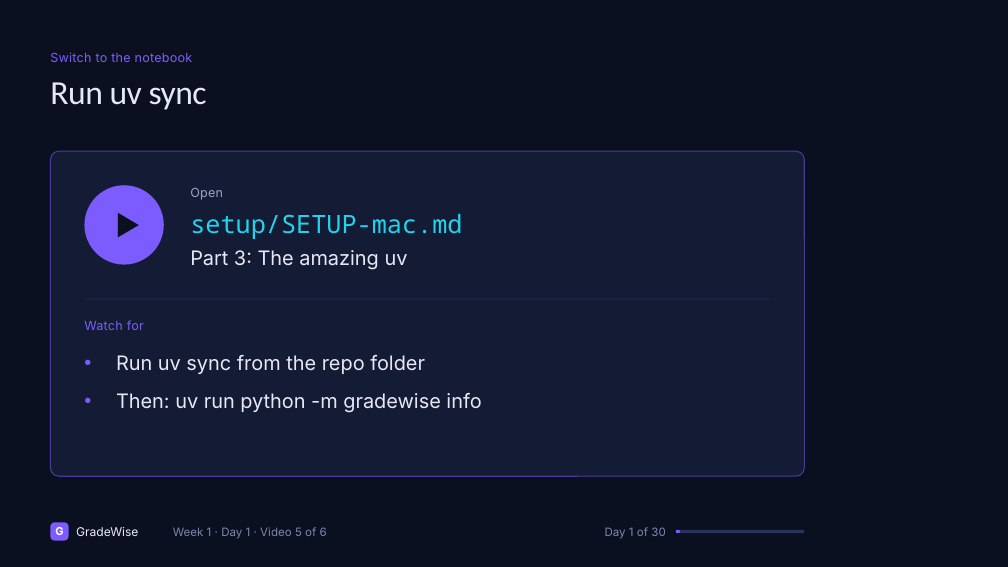
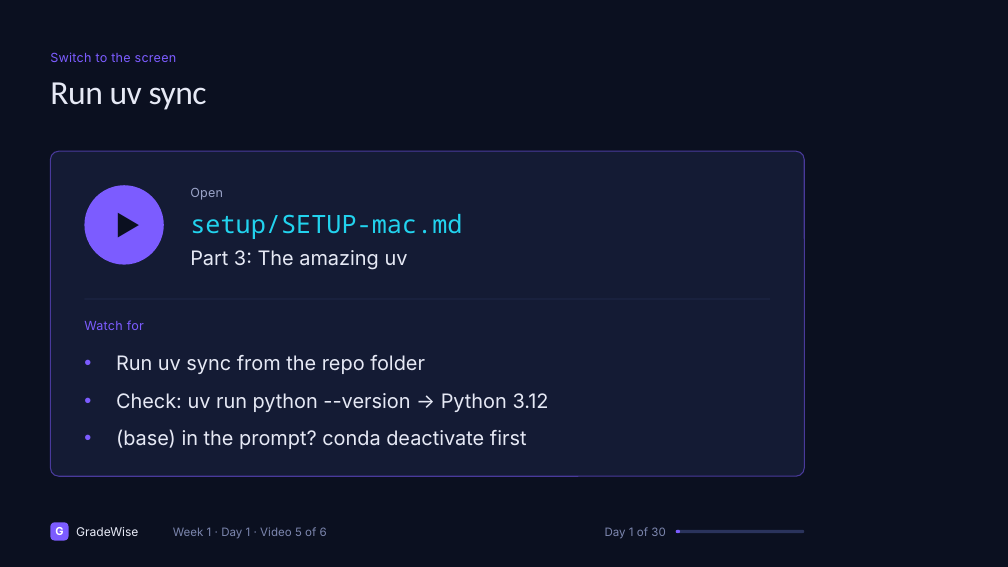
Before and after one commit to jainakshat15/agentic-rag-gradewise, a slide deck: slide 77 of slides/source/week_1.pptx (slide 75 before the commit). Drawn at 1008x567 pixels with LibreOffice and Linux fonts; fonts in the diff are those of the drawing. Boxes give left, top, right and bottom in pixels: in the first picture for what was removed or moved away, otherwise in the second. Text is boxed around its words. In the diff, an @@ line names an element or a change of style, - is before the commit and + after.

```diff
--- a/slides/source/week_1.pptx
+++ b/slides/source/week_1.pptx
@@ text at (x1=50, y1=52, x2=177, y2=62): text changed @@
-Switch to the notebook
+Switch to the screen
@@ text at (x1=116, y1=393, x2=549, y2=449): text changed @@
-• Then: uv run python -m gradewise info
+• Check: uv run python --version → Python 3.12
+• (base) in the prompt? conda deactivate first
```
Also in this commit, not shown: 18 other slides changed, 3 slides added, 1 slide removed, 7 other files.
